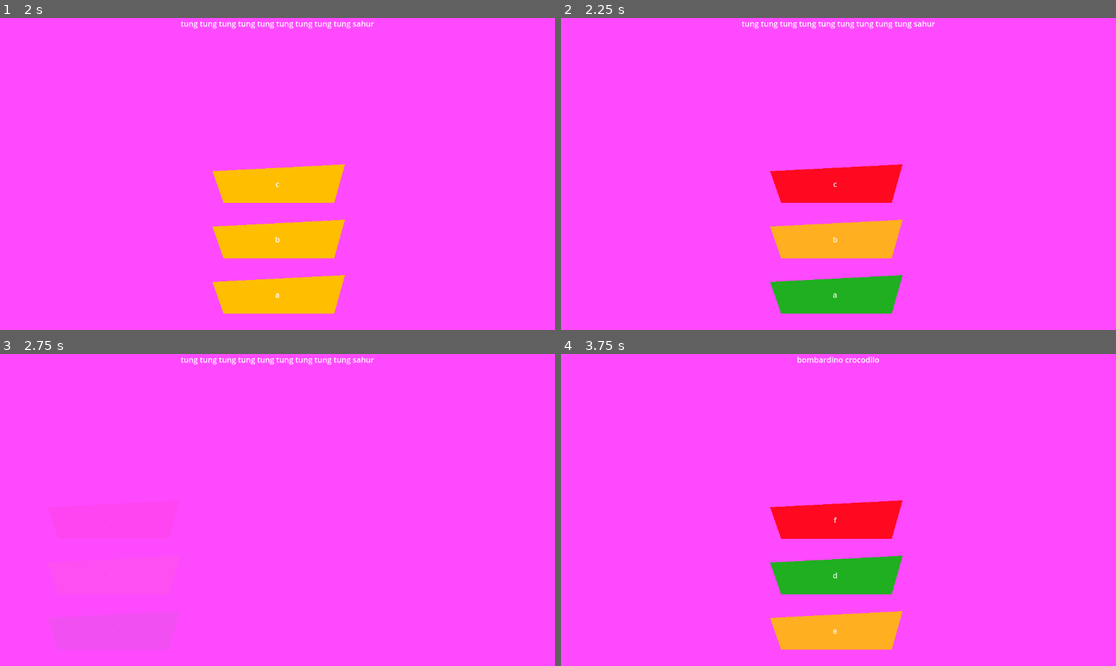
Above: before the commit, frames 1-4 (two rows, left to right).
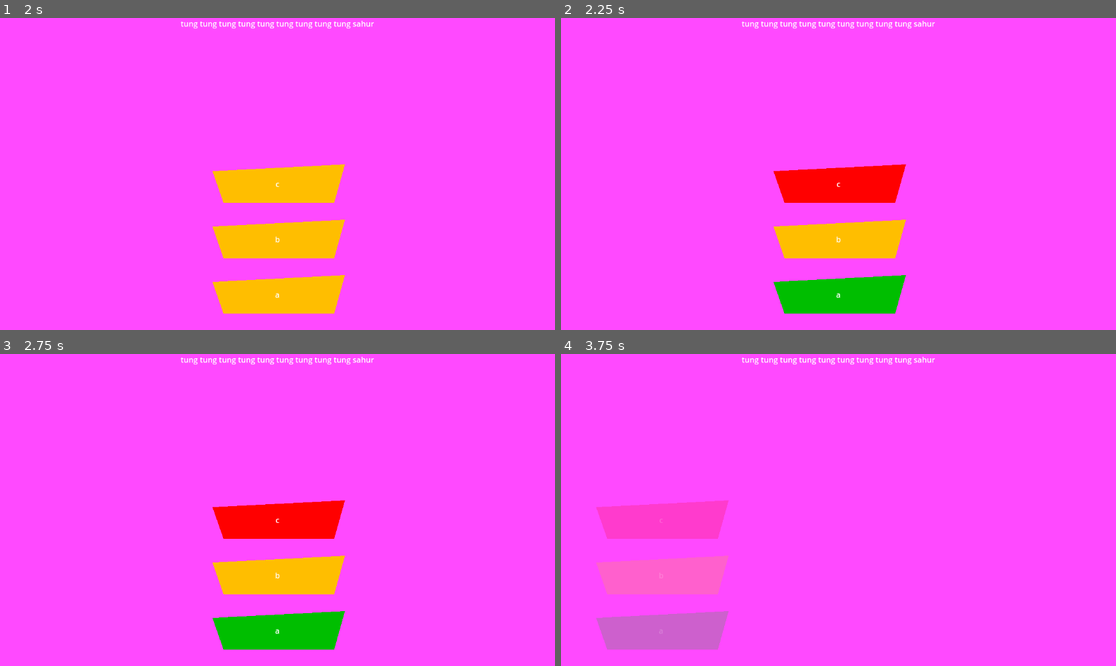
Above: after the commit, the same moments.

Repository: FedericoRigolon/LoSapeviChe
Game: Godot game, scene res://scenes/main.tscn
Two runs of this game, one before a commit and one after it. Both use one fixed random seed, a clock stepped at 60 frames per second and the inputs below. The engine's default icon, where the game draws it, is replaced by a stand-in: a white triangle on a blue panel in a dark square.
Inputs (mouse positions are in pixels of both pictures, inside the frame that each line leads up to):
- Up to frame 1 (2 s): click (482, 267) at 0.5 s; click (482, 267) at 1.25 s
- Up to frame 2 (2.25 s): click "c" at 2 s
- Up to frame 3 (2.75 s): no input
- Up to frame 4 (3.75 s): click "b" at 2.75 s; click "f" (after the commit: "c") at 3.5 s

Frame 1 is identical in both runs. In frame 2, 7.6% of the frame differs, in the area x 37-63%, y 46-95%; in frame 3, 7.5%; in frame 4, 15%, in the area x 6-68%, y 0-95%.

Commit message:
animation and csv

Diff:
--- /dev/null
+++ b/lo_sapevi_che/data/question_answer.csv
@@ -0,0 +1,5 @@
+bombardino crocodilo, a, b, c
+trallallero trallalla, aa, bb, cc
+scimpanzini bananini, aaa, bbb, ccc
+brr brr patapim, aaaa, bbbb, cccc
+tung tung tung tung tung tung tung sahur, aaaaa, bbbbb, ccccc
--- a/lo_sapevi_che/scripts/exit_tween.gd
+++ b/lo_sapevi_che/scripts/exit_tween.gd
@@ -3,7 +3,7 @@
 signal animation_done
 
 @export var distance = Vector2(100, 0)
-@export var duration = 0.4
+@export var duration = 0.5
 var _target_node
 
 func get_target_node():
@@ -12,12 +12,20 @@
 func set_target_node(target: Node):
 	self._target_node = target
 
-func start():
+func start(delay: float = 0):
+	var current_node = get_target_node()
+	await get_tree().create_timer(delay).timeout
+
 	var tween = create_tween()
-	var start_pos = get_target_node().position
+	var start_pos = current_node.position
 	var end_pos = start_pos - distance
+	tween.tween_property(current_node, "position", end_pos, self.duration).set_trans(Tween.TRANS_CUBIC).set_ease(Tween.EASE_IN)
+	tween.parallel()
+	tween.tween_property(current_node, "modulate:a", 0.0, duration).set_trans(Tween.TRANS_SINE).set_ease(Tween.EASE_IN)
+	tween.connect("finished", func(): self.animation_done.emit())
 
-	tween.tween_property(get_target_node(), "position", end_pos, self.duration).set_trans(Tween.TRANS_CUBIC).set_ease(Tween.EASE_IN)
-	tween.parallel()
-	tween.tween_property(get_target_node(), "modulate:a", 0.0, duration).set_trans(Tween.TRANS_SINE).set_ease(Tween.EASE_IN_OUT)
-	tween.connect("finished", func(): self.animation_done.emit())
+
+
+
+#func _on_delay_timeout() -> void:
+	#start()
--- a/lo_sapevi_che/scripts/round.gd
+++ b/lo_sapevi_che/scripts/round.gd
@@ -51,7 +51,7 @@
 	GameLogic.answer_chosen(answer, _question.get_score())
 	for ans in _answers:
 		$ExitTween.set_target_node(ans)
-		$ExitTween.start()
+		$ExitTween.start(1.0)
 
 func _on_wrong_answer() -> void:
 	_answers[GameLogic.get_correct_answer_ix(_answers)].highlight()
Not shown, added: lo_sapevi_che/data/question_answer.csv.import
Not shown: 1 places in lo_sapevi_che/scenes/answer.tscn that only renumber resources
Not shown: 1 places in lo_sapevi_che/scenes/main.tscn that only renumber resources
Not shown: 1 places in lo_sapevi_che/scenes/menu.tscn that only renumber resources
Not shown: 1 places in lo_sapevi_che/scenes/question.tscn that only renumber resources
Not shown: 1 places in lo_sapevi_che/scenes/round.tscn that only renumber resources
